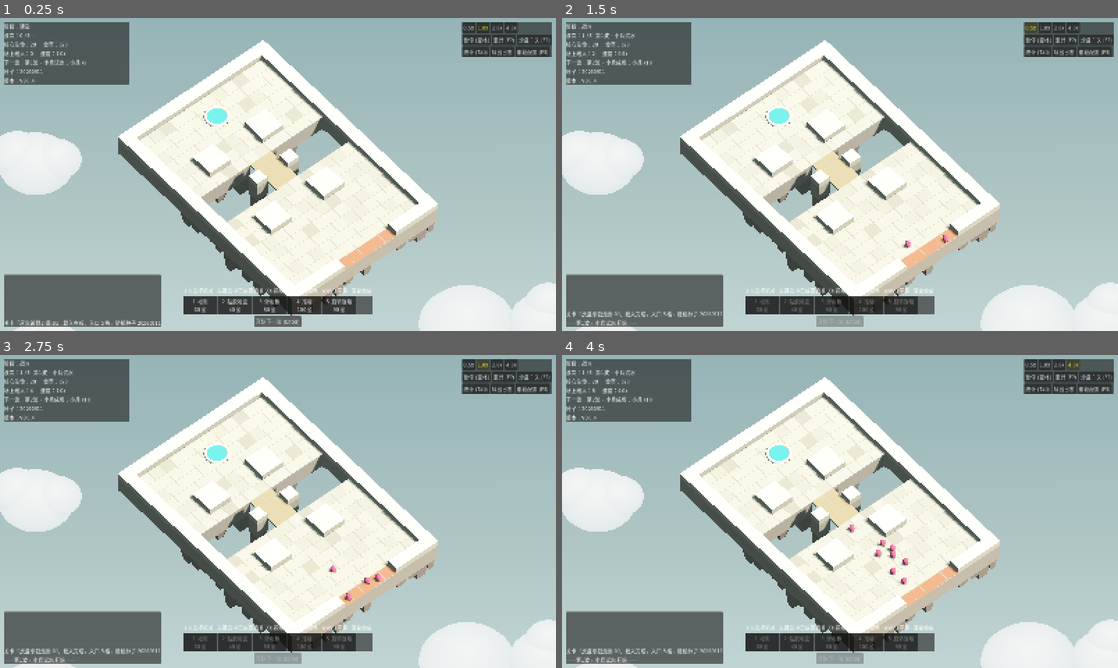
Above: before the commit, frames 1-4 (two rows, left to right).
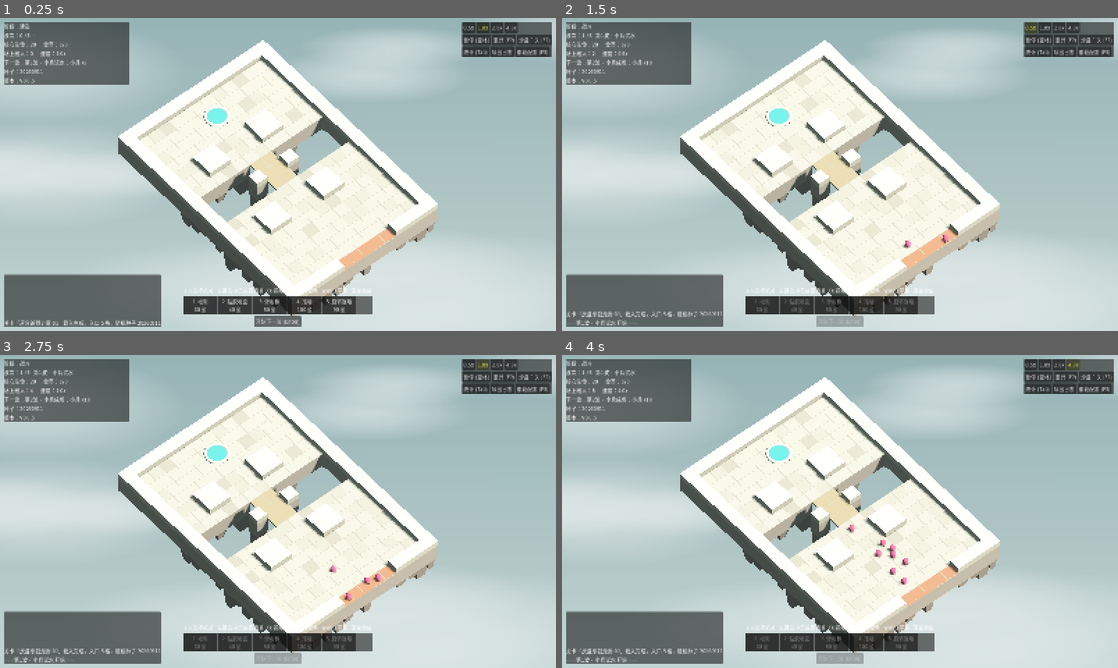
Above: after the commit, the same moments.

Repository: Autinhorse/HumanMustDie
Game: Godot game, scene res://scenes/main.tscn
Two runs of this game, one before a commit and one after it. Both use one fixed random seed, a clock stepped at 60 frames per second and the inputs below.
Inputs:
- Up to frame 1 (0.25 s): no input
- Up to frame 2 (1.5 s): click "开始下一波 (Enter)" at 0.5 s; click "0.5x" at 1.25 s
- Up to frame 3 (2.75 s): click "1.0x" at 2 s
- Up to frame 4 (4 s): click "2.0x" at 2.75 s; click "4.0x" at 3.5 s

The runs differ from the first frame. In frame 1, 14% of the frame differs, in the area x 0-100%, y 0-100%; in frame 2, 14%; in frame 3, 14%; in frame 4, 14%.

Commit message:
v0.0.5 云改成背景柔边薄雾
再对参考图看：那里的云是画在背景上的薄雾 —— 大而扁的弧形、边缘完全
虚化、和天空只差一点亮度。之前做成了有体积的硬边白球，性质完全不同，
只调大小和渐变救不回来。

改成径向 alpha 渐变的宽扁片，挂在相机上、永远在所有东西后面，按归一化
屏幕位置摆放并随缩放跟随。云从场景物件（board_view）挪到背景层（main）。

Co-Authored-By: Claude Opus 5 (1M context) <noreply@anthropic.com>
Claude-Session: https://claude.ai/code/session_01VCzWxNk1LcyQr5pasXVQW6

Diff:
--- a/data/art.json
+++ b/data/art.json
@@ -18,7 +18,7 @@
     "grid_line":   "#BDB3A0",
     "core_water":  "#3FB3B0",
     "entrance":    "#D4825F",
-    "cloud":       "#EAF1F0",
+    "cloud":       "#E4EFEE",
     "cloud_top":   "#FFFFFF",
     "cloud_bottom": "#B9CFD1"
   },
@@ -40,16 +40,15 @@
   },
 
   "clouds": {
+    "_comment": "背景柔边薄雾。alpha 越低越接近天空；softness 越小边缘越虚；width 是相对画面高度的比例",
     "enabled": true,
-    "count": 12,
-    "radius_min": 4.0,
-    "radius_max": 8.0,
-    "flatten": 0.40,
-    "lumps": 3,
-    "y_min": -95.0,
-    "y_max": -60.0,
-    "ring_min": 1.6,
-    "ring_max": 3.4
+    "count": 11,
+    "alpha": 0.55,
+    "softness": 0.42,
+    "width_min": 0.55,
+    "width_max": 1.45,
+    "aspect_min": 2.4,
+    "aspect_max": 4.5
   },
 
   "environment": {
--- a/project.godot
+++ b/project.godot
@@ -11,7 +11,7 @@
 [application]
 
 config/name="HumanMustDie - Prototype A"
-config/version="0.0.4"
+config/version="0.0.5"
 config/description="机关塔防灰盒原型：固定走廊 + 5 种机关 + 小/中/重三类物理敌人"
 run/main_scene="res://scenes/main.tscn"
 config/features=PackedStringArray("4.7", "Forward Plus")
--- a/scripts/main.gd
+++ b/scripts/main.gd
@@ -13,6 +13,7 @@
 var _pitch := -52.0
 var _ortho_size := 46.0
 var _backdrop: MeshInstance3D = null
+var _clouds: Array[MeshInstance3D] = []
 
 var pending_trap_id: String = ""
 var pending_facing := Vector2i(0, -1)
@@ -117,6 +118,64 @@
 	_backdrop.material_override = mat
 	_backdrop.cast_shadow = GeometryInstance3D.SHADOW_CASTING_SETTING_OFF
 	cam.add_child(_backdrop)
+	_build_clouds()
+
+## 云：参考图里是画在背景上的柔边薄雾，不是有体积的白球。
+## 做成跟随相机的一层宽扁柔边片，和天空只差一点亮度，永远在所有东西后面。
+func _build_clouds() -> void:
+	_clouds.clear()
+	var cfg: Dictionary = Cfg.art.get("clouds", {})
+	if not bool(cfg.get("enabled", true)):
+		return
+	var pal: Dictionary = Cfg.art.get("palette", {})
+
+	var grad := Gradient.new()
+	var core_col: Color = _pal_color(pal, "cloud", Color(0.92, 0.96, 0.95))
+	grad.set_color(0, Color(core_col.r, core_col.g, core_col.b, 1.0))
+	grad.set_color(1, Color(core_col.r, core_col.g, core_col.b, 0.0))
+	# 中间加一个点控制虚化程度：越靠外越软
+	grad.add_point(float(cfg.get("softness", 0.45)), Color(core_col.r, core_col.g, core_col.b, 0.72))
+	var tex := GradientTexture2D.new()
+	tex.gradient = grad
+	tex.width = 256
+	tex.height = 256
+	tex.fill = GradientTexture2D.FILL_RADIAL
+	tex.fill_from = Vector2(0.5, 0.5)
+	tex.fill_to = Vector2(1.0, 0.5)
+
+	var mat := StandardMaterial3D.new()
+	mat.albedo_texture = tex
+	mat.albedo_color = Color(1, 1, 1, float(cfg.get("alpha", 0.5)))
+	mat.shading_mode = BaseMaterial3D.SHADING_MODE_UNSHADED
+	mat.transparency = BaseMaterial3D.TRANSPARENCY_ALPHA
+	mat.depth_draw_mode = BaseMaterial3D.DEPTH_DRAW_DISABLED
+	mat.cull_mode = BaseMaterial3D.CULL_DISABLED
+
+	var rng := RandomNumberGenerator.new()
+	rng.seed = int(Cfg.art.get("rock", {}).get("seed", 20260911)) + 31
+	var aspect_min := float(cfg.get("aspect_min", 2.4))
+	var aspect_max := float(cfg.get("aspect_max", 4.5))
+	for i in int(cfg.get("count", 9)):
+		var mi := MeshInstance3D.new()
+		mi.mesh = QuadMesh.new()
+		mi.material_override = mat
+		mi.cast_shadow = GeometryInstance3D.SHADOW_CASTING_SETTING_OFF
+		# 归一化的屏幕位置，偏向画面边缘；缩放时在 _update_camera 里跟着走
+		var nx: float = rng.randf_range(-1.15, 1.15)
+		var ny: float = rng.randf_range(-1.1, 1.1)
+		if absf(nx) < 0.55 and absf(ny) < 0.5:
+			ny = (1.0 if ny >= 0.0 else -1.0) * rng.randf_range(0.55, 1.1)
+		mi.set_meta("nx", nx)
+		mi.set_meta("ny", ny)
+		mi.set_meta("nw", rng.randf_range(float(cfg.get("width_min", 0.5)), float(cfg.get("width_max", 1.1))))
+		mi.set_meta("aspect", rng.randf_range(aspect_min, aspect_max))
+		cam.add_child(mi)
+		_clouds.append(mi)
+
+func _pal_color(pal: Dictionary, key: String, def: Color) -> Color:
+	if pal.has(key) and typeof(pal[key]) == TYPE_STRING:
+		return Color(String(pal[key]))
+	return def
 
 func _make_environment(env_cfg: Dictionary) -> Environment:
 	var e := Environment.new()
@@ -180,6 +239,13 @@
 		var aspect: float = vp.x / max(vp.y, 1.0)
 		_backdrop.mesh.size = Vector2(_ortho_size * aspect * 1.05, _ortho_size * 1.05)
 		_backdrop.position = Vector3(0, 0, -cam.far * 0.9)
+		var half_w: float = _ortho_size * aspect * 0.5
+		var half_h: float = _ortho_size * 0.5
+		for c in _clouds:
+			var w: float = float(c.get_meta("nw")) * _ortho_size
+			c.mesh.size = Vector2(w, w / float(c.get_meta("aspect")))
+			c.position = Vector3(float(c.get_meta("nx")) * half_w,
+				float(c.get_meta("ny")) * half_h, -cam.far * 0.86)
 
 # ---------------------------------------------------------------- 每帧
 
--- a/scripts/view/board_view.gd
+++ b/scripts/view/board_view.gd
@@ -10,7 +10,6 @@
 
 var _board: MeshInstance3D = null
 var _water: MeshInstance3D = null
-var _clouds: Node3D = null
 
 # 本次构建缓存的尺寸与配色
 var _cs := 2.0
@@ -111,7 +110,6 @@
 	add_child(_board)
 
 	_build_core(pal)
-	_build_clouds(art)
 
 # ---------------------------------------------------------------- 构件
 
@@ -256,69 +254,6 @@
 	_water.material_override = water_mat
 	add_child(_water)
 
-func _build_clouds(art: Dictionary) -> void:
-	var cfg: Dictionary = art.get("clouds", {})
-	if not bool(cfg.get("enabled", true)):
-		return
-	_clouds = Node3D.new()
-	_clouds.name = "Clouds"
-	add_child(_clouds)
-
-	var pal: Dictionary = art.get("palette", {})
-	var rng := RandomNumberGenerator.new()
-	rng.seed = int(art.get("rock", {}).get("seed", 20260911)) + 7
-
-	# 竖直渐变：顶亮底暗，云才有体积感；平涂不接岛的投影
-	var grad := Gradient.new()
-	grad.set_color(0, _col(pal, "cloud_top", Color(1.0, 1.0, 1.0)))
-	grad.set_color(1, _col(pal, "cloud_bottom", Color(0.76, 0.84, 0.85)))
-	var tex := GradientTexture2D.new()
-	tex.gradient = grad
-	tex.width = 8
-	tex.height = 256
-	tex.fill_from = Vector2(0, 0)
-	tex.fill_to = Vector2(0, 1)
-	var mat := StandardMaterial3D.new()
-	mat.albedo_texture = tex
-	mat.shading_mode = BaseMaterial3D.SHADING_MODE_UNSHADED
-	mat.texture_filter = BaseMaterial3D.TEXTURE_FILTER_LINEAR
-
-	var center := grid.center_world()
-	var island_radius: float = max(center.x, center.z)
-	var ring_min := float(cfg.get("ring_min", 1.35)) * island_radius
-	var ring_max := float(cfg.get("ring_max", 2.6)) * island_radius
-	var flatten := float(cfg.get("flatten", 0.45))
-	var lumps := int(cfg.get("lumps", 4))
-	for i in int(cfg.get("count", 10)):
-		var group := Node3D.new()
-		var ang := rng.randf() * TAU
-		var dist := rng.randf_range(ring_min, ring_max)
-		group.position = Vector3(
-			center.x + cos(ang) * dist,
-			rng.randf_range(float(cfg.get("y_min", -70.0)), float(cfg.get("y_max", -42.0))),
-			center.z + sin(ang) * dist)
-		_clouds.add_child(group)
-
-		var base := rng.randf_range(float(cfg.get("radius_min", 7.0)), float(cfg.get("radius_max", 14.0)))
-		for j in lumps:
-			var mi := MeshInstance3D.new()
-			var sphere := SphereMesh.new()
-			var r: float = base * (1.0 if j == 0 else rng.randf_range(0.45, 0.8))
-			sphere.radius = r
-			sphere.height = r * 2.0
-			sphere.radial_segments = 24
-			sphere.rings = 12
-			mi.mesh = sphere
-			mi.material_override = mat
-			mi.cast_shadow = GeometryInstance3D.SHADOW_CASTING_SETTING_OFF
-			if j == 0:
-				mi.position = Vector3.ZERO
-			else:
-				mi.position = Vector3(rng.randf_range(-base, base), rng.randf_range(-base * 0.15, base * 0.25),
-					rng.randf_range(-base * 0.5, base * 0.5))
-			mi.scale = Vector3(1.0, flatten, 1.0)
-			group.add_child(mi)
-
 # ---------------------------------------------------------------- 杂项
 
 func _board_material() -> StandardMaterial3D:
Not shown, changed: docs/原型A_运行与实现说明.md
